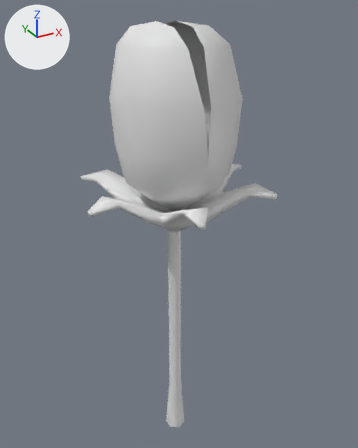
A saved change to the Blender file Assets/Models/EnemyPlant/enemy_plant.blend.
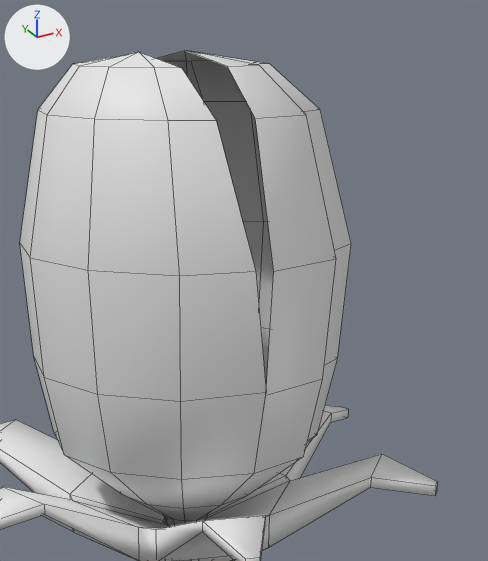
Each version is shown whole from a camera (50 mm lens) standing at (-5.66, -10.53, 12.09) and looking at (0.27, 0.25, 6.7), then close up on the part from 28% to 83% of the width and 0% to 50% of the height. Every picture has the same lights, and +X, +Y and +Z are marked at upper left. The close-ups show mesh edges as thin lines. Materials are left out; every surface is plain grey.

Names of what the first close-up shows: 'Body'.
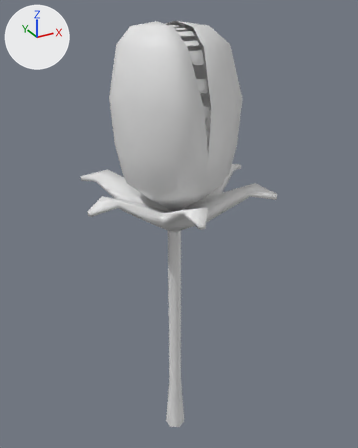
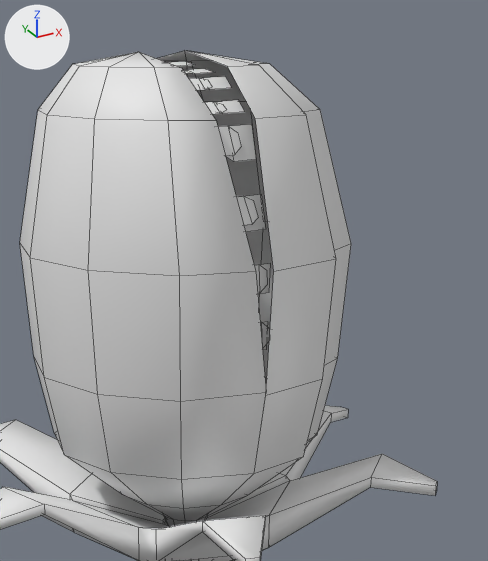
The change in detail:
me_circle_002 is used by ob_body; location (0.01, -0.06, 4.53); scale (0.187, 0.187, 0.187).
me_circle_002 had 251 vertices, 232 faces and spanned x -13.5..13.4, y -13.0..13.8, z -24.0..38.8.
me_circle_002 now has 455 vertices, 301 faces and spans x -13.5..13.4, y -13.0..13.8, z -24.0..38.8.
Part 1, on me_circle_002:
136 vertices are added at x -2.6..1.1, y -7.7..7.9, z 20.9..38.3.
40 new vertices lie (1.2, 0.0, 0.0) away from vertices in x -2.6..-0.5, y -7.7..7.8, z 20.9..38.3.
21 new vertices lie (1.2, 0.0, 0.1) away from vertices in x -2.6..-0.8, y -7.7..7.9, z 23.6..38.1.
7 new vertices lie (1.1, 0.0, 0.0) away from vertices in x -2.5..-0.9, y -7.4..7.4, z 24.6..37.9.
69 new faces join them.

Pixel boxes (x1, y1, x2, y2) of what changed, in the close-ups (488 x 561 px):
part 1 of me_circle_002, added
    after: (168, 61, 270, 383)
